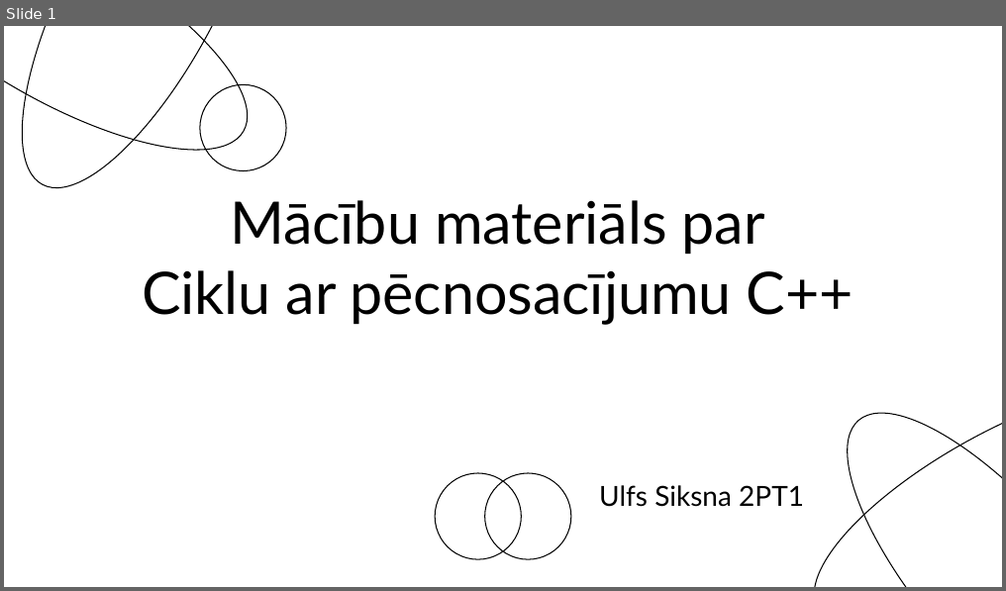
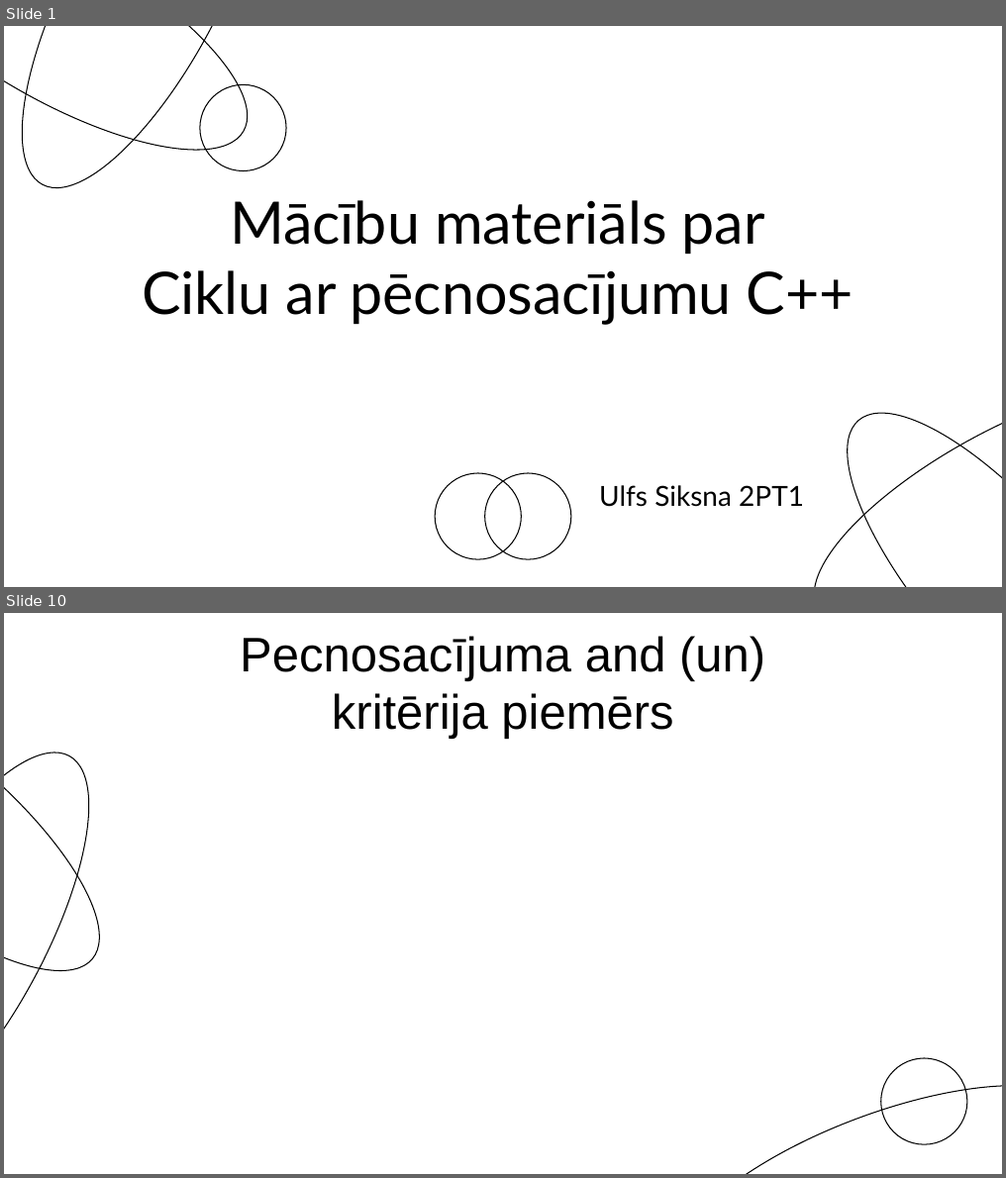
Before and after one commit to Siksna/2PT1_Eksamens, a slide deck: Pecnosacījumu_MācībuMaterials.pptx. Shown one above the other, each under a label of ours: slide 1 before the commit, slides 1 and 10 after it; the slides between them are not shown. The pictures are 1006x591 and 1006x1178 pixels, drawn with LibreOffice and Linux fonts; fonts in the diff are those of the drawing. Boxes give left, top, right and bottom in pixels: in the first picture for what was removed or moved away, otherwise in the second. Text is boxed around its words. In the diff, an @@ line names an element or a change of style, - is before the commit and + after.

```diff
--- a/Pecnosacījumu_MācībuMaterials.pptx
+++ b/Pecnosacījumu_MācībuMaterials.pptx
@@ slide 10 added at box(4, 613, 1002, 1174), background #FFFFFF @@
@@ ellipse added at box(4, 622, 141, 1018), outline #000000 0.75 pt @@
@@ text added at box(240, 636, 765, 740), 35 pt, text #000000 @@
+Pecnosacījuma and (un) kritērija piemērs
@@ ellipse added at box(4, 719, 137, 1174), outline #000000 0.75 pt @@
@@ ellipse added at box(651, 1043, 1002, 1174), outline #000000 0.75 pt @@
@@ ellipse added at box(881, 1059, 967, 1144), outline #000000 0.75 pt @@
```
Also in this commit, not shown: 3 slides changed, 6 other slides added, 4 slides removed.
